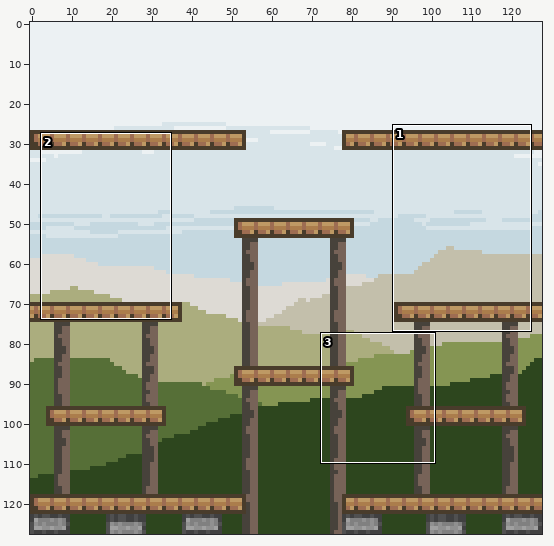
Sprite sheet: LD47/Content/Gfx/stage.png. The first picture is a wide view before the edit; the outline marks the close-up.
Close-up. Before the edit:
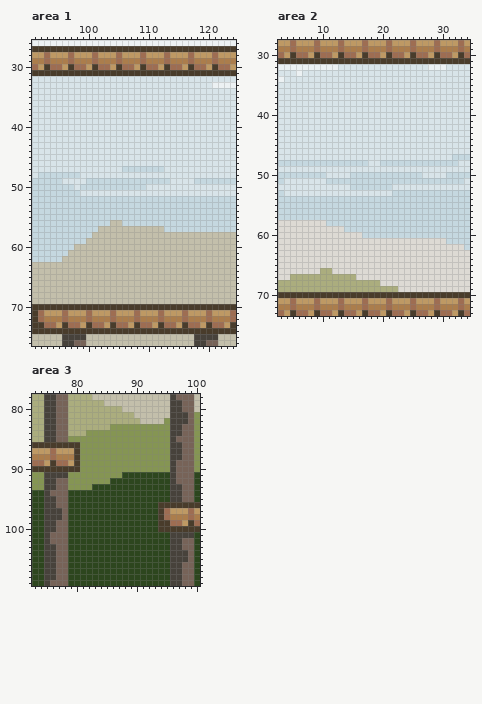
The file is 128x128 pixels. Shown: area 1: x 91..124, y 26..76; area 2: x 3..34, y 28..73; area 3: x 73..100, y 78..109.
The result:
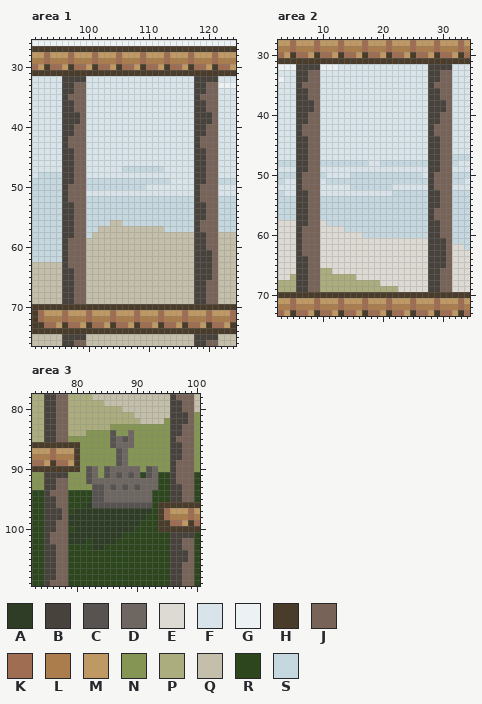
Palette (. is transparent): A #2f3d27  B #47423b  C #575351  D #6e6661  E #dddad4  F #d8e4e9  G #ecf1f3  H #493c2b  J #776358  K #9e6d52  L #ab7d4c  M #be9964  N #859553  P #abad7e  Q #c3bfab  R #2d461e  S #c5d8e0
What changed:
Changed rows in their new state; - is an unchanged pixel.
Area 1:
first column x 96:
32 BBBB------------------BBBB
33 BBJJ------------------BBJJ
34 BBJJ------------------BBJJ
35 BJJJ------------------BJJJ
36 BBJJ------------------BBJJ
37 BBJJ------------------BBJJ
38 BBBJ------------------BBBJ
39 BBBJ------------------BBBJ
40 BBJJ------------------BBJJ
41 BBJJ------------------BBJJ
42 BJJJ------------------BJJJ
43 BJJJ------------------BJJJ
44 BBJJ------------------BBJJ
45 BBJJ------------------BBJJ
46 BBJJ------------------BBJJ
47 BBJJ------------------BBJJ
48 BBJJ------------------BBJJ
49 BBJJ------------------BBJJ
50 BJJJ------------------BJJJ
51 BJJJ------------------BJJJ
52 BJJJ------------------BJJJ
53 BBJJ------------------BBJJ
54 BBJJ------------------BBJJ
55 BBJJ------------------BBJJ
56 BBJJ------------------BJJJ
57 BBJJ------------------BJJJ
58 BBJJ------------------BBJJ
59 BJJJ------------------BBJJ
60 BJJJ------------------BBJJ
61 BJJJ------------------BBBJ
62 BJJJ------------------BBBJ
63 BJJJ------------------BBBJ
64 BBJJ------------------BBBJ
65 BBJJ------------------BBBJ
66 BBJJ------------------BBJJ
67 BBJJ------------------BBJJ
68 BBJJ------------------BBJJ
69 BBJJ------------------BBJJ
Area 2:
first column x 6:
32 BBBB------------------BBBB
33 BBJJ------------------BBJJ
34 BBJJ------------------BBJJ
35 BJJJ------------------BJJJ
36 BBJJ------------------BBJJ
37 BBJJ------------------BBJJ
38 BBBJ------------------BBBJ
39 BBBJ------------------BBBJ
40 BBJJ------------------BBJJ
41 BBJJ------------------BBJJ
42 BJJJ------------------BJJJ
43 BJJJ------------------BJJJ
44 BBJJ------------------BBJJ
45 BBJJ------------------BBJJ
46 BBJJ------------------BBJJ
47 BBJJ------------------BBJJ
48 BBJJ------------------BBJJ
49 BBJJ------------------BBJJ
50 BJJJ------------------BJJJ
51 BJJJ------------------BJJJ
52 BJJJ------------------BJJJ
53 BBJJ------------------BBJJ
54 BBJJ------------------BBJJ
55 BBJJ------------------BBJJ
56 BBJJ------------------BJJJ
57 BBJJ------------------BJJJ
58 BBJJ------------------BBJJ
59 BJJJ------------------BBJJ
60 BJJJ------------------BBJJ
61 BJJJ------------------BBBJ
62 BJJJ------------------BBBJ
63 BJJJ------------------BBBJ
64 BBJJ------------------BBBJ
65 BBJJ------------------BBBJ
66 BBJJ------------------BBJJ
67 BBJJ------------------BBJJ
68 BBJJ------------------BBJJ
69 BBJJ------------------BBJJ
Area 3:
first column x 79:
 84 -------C--D----
 85 -------CDCD----
 86 -------CDDD----
 87 --------CD-----
 88 --------CD-----
 89 --------CD-----
 90 ---CD-CDDDDD-CD
 91 ---CD-CDCDCD-CD
 92 ---CDDDDDDDDDDD
 93 ----CCDCDCDCDDD
 94 ----CCDDDDDDDD-
 95 ----CCDDDDDDDD-
 96 ---ACCCCCCCCCC-
 97 -AAAAAAAAAAAAA-
 98 AAAAAAAAAAAAA--
 99 AAAAAAAAAAAA---
100 -AAAAAAAAAA----
101 AAAAAAAAA------
102 AAA-AAAA-------
103 ----AA---------
Pixel boxes of the changes (left, top, right, bottom) in both close-ups:
changed: (62, 76, 86, 304)
changed: (194, 76, 218, 304)
changed: (296, 64, 320, 292)
changed: (428, 64, 452, 292)
changed: (68, 430, 158, 550)
